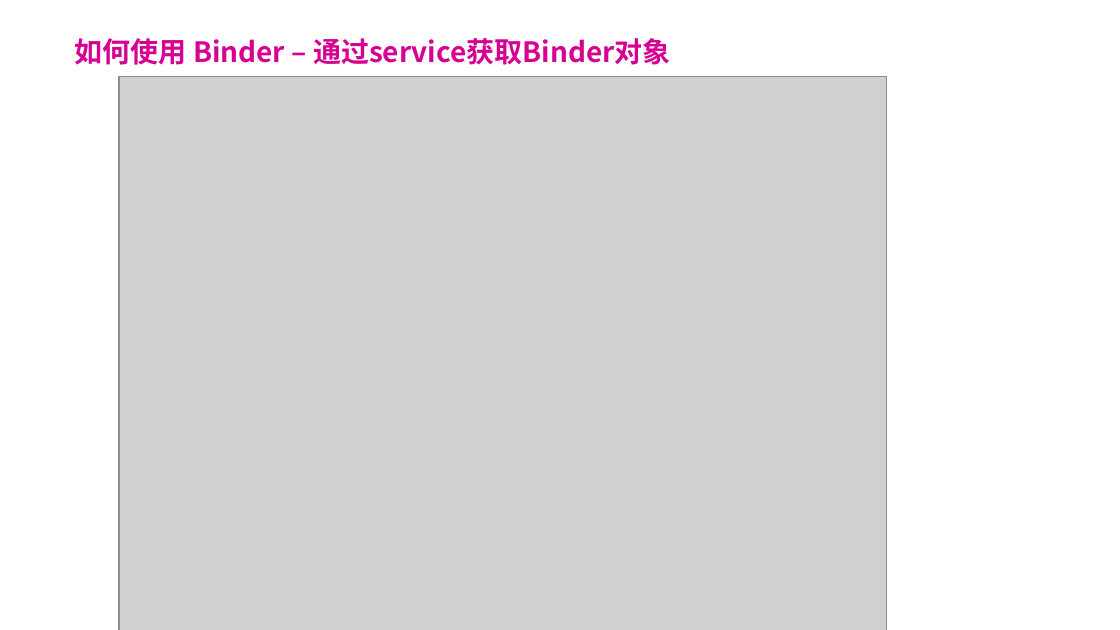
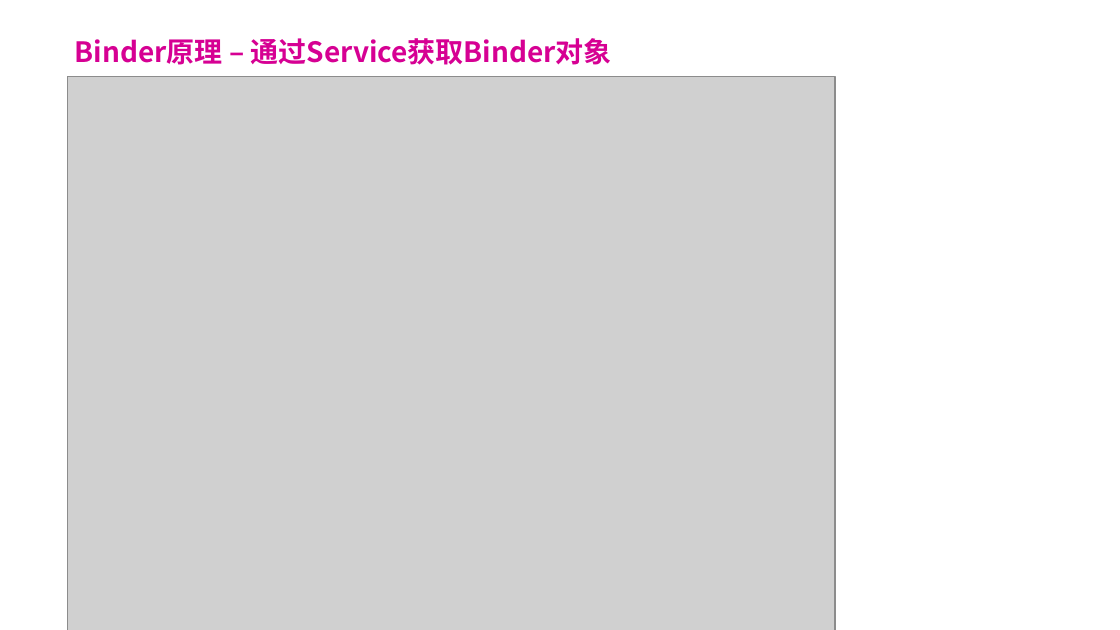
Before and after one commit to forsail/Study, a slide deck: slide 21 of notes/binder/binder简介.pptx (slide 20 before the commit). Drawn at 1120x630 pixels with LibreOffice and Linux fonts; fonts in the diff are those of the drawing; grey boxes stand for pictures; background and template pictures are left out. Boxes give left, top, right and bottom in pixels: in the first picture for what was removed or moved away, otherwise in the second. Text is boxed around its words. In the diff, an @@ line names an element or a change of style, - is before the commit and + after.

Commit message:
[binder] 完成ppt

```diff
--- a/notes/binder/binder简介.pptx
+++ b/notes/binder/binder简介.pptx
@@ title at [75, 38, 612, 65]: text changed @@
-如何使用 Binder – 通过service获取Binder对象
+Binder原理 – 通过Service获取Binder对象
@@ picture: place and size @@
-picture at [119, 77, 886, 630]
+picture at [67, 77, 834, 630]
```
Also in this commit, not shown: 15 other slides changed, 2 slides added.
